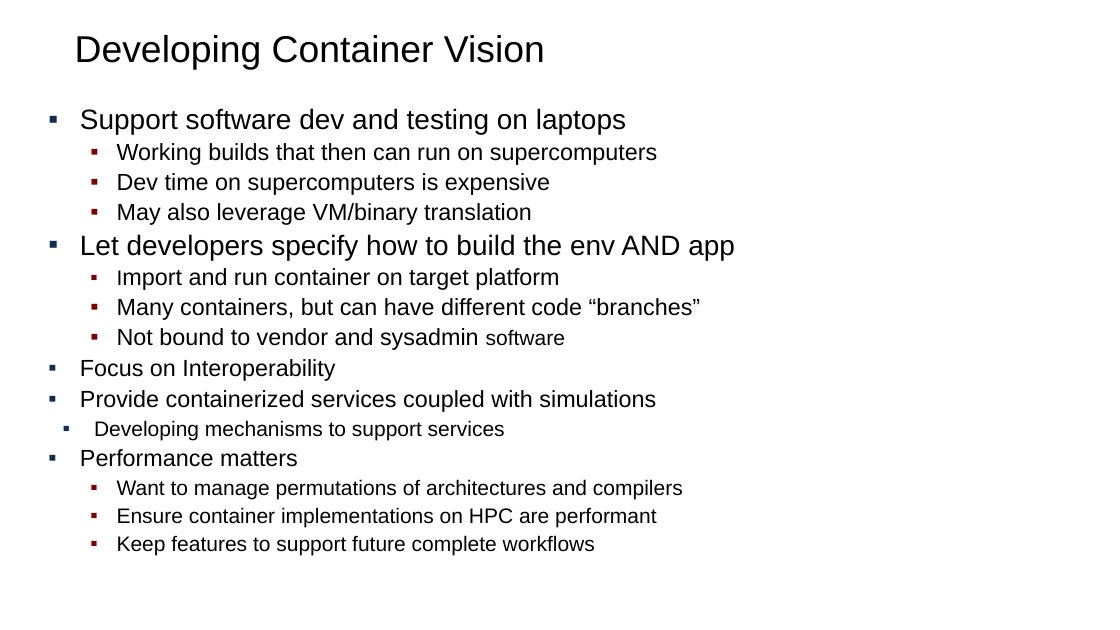
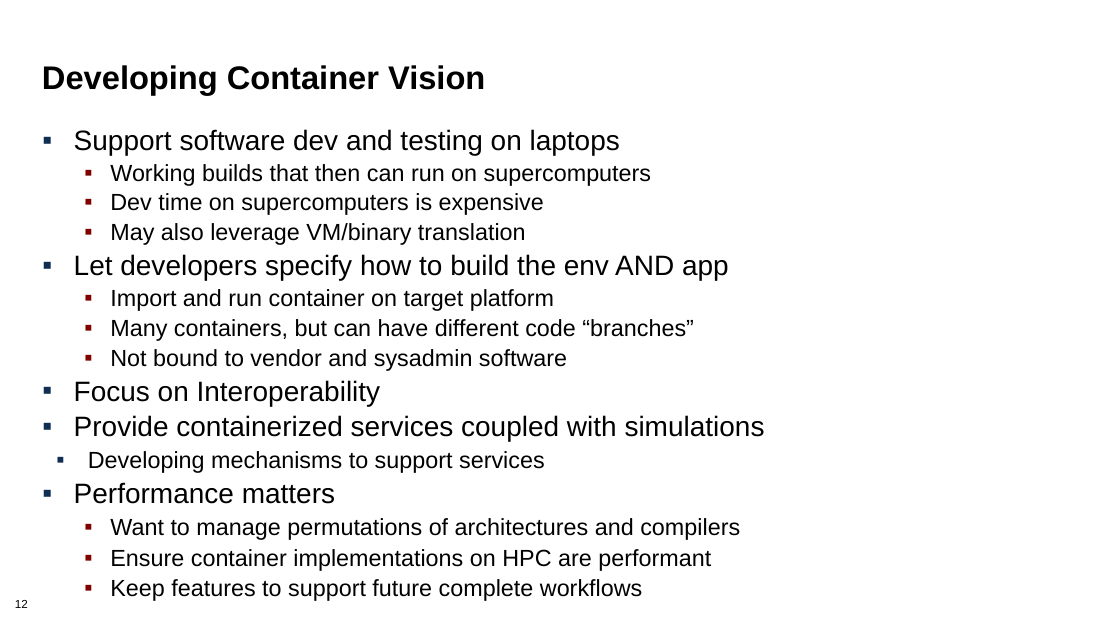
Before and after one commit to supercontainers/isc-tutorial, a slide deck: slide 12 of slides/isc19_intro_to_containers_ajy.pptx. Drawn at 1120x630 pixels with LibreOffice and Linux fonts; fonts in the diff are those of the drawing; background and template pictures are left out. Boxes give left, top, right and bottom in pixels: in the first picture for what was removed or moved away, otherwise in the second. Text is boxed around its words. In the diff, an @@ line names an element or a change of style, - is before the commit and + after.

```diff
--- a/slides/isc19_intro_to_containers_ajy.pptx
+++ b/slides/isc19_intro_to_containers_ajy.pptx
@@ title "Developing Container Vision": place and size @@
-title "Developing Container Vision" at bbox=[75, 35, 545, 69]
+title "Developing Container Vision" at bbox=[42, 65, 485, 95]
@@ title "Developing Container Vision" at bbox=[42, 65, 485, 95]: size 32 to 28 pt, bold on; line spacing 0.9 to 0.85 @@
@@ text "Support software dev and testing ...": place and size @@
-text "Support software dev and testing ..." at bbox=[80, 108, 735, 556]
+text "Support software dev and testing ..." at bbox=[74, 129, 765, 601]
@@ text at bbox=[74, 289, 765, 601]: size 18 to 20 pt in "Import", "software", "Developing mechanisms to support services", "Want to manage permutations of architectures and ..." and 2 more places; size 20 to 24 pt in "Focus on Interoperability", "Provide containerized services coupled with simulations", "Performance matters" @@
@@ page number added at bbox=[15, 600, 28, 608], 10 pt, text #000000 @@
+12
```
Also in this commit, not shown: 13 other slides changed, 1 slide added, 1 slide removed, 1 other file.
